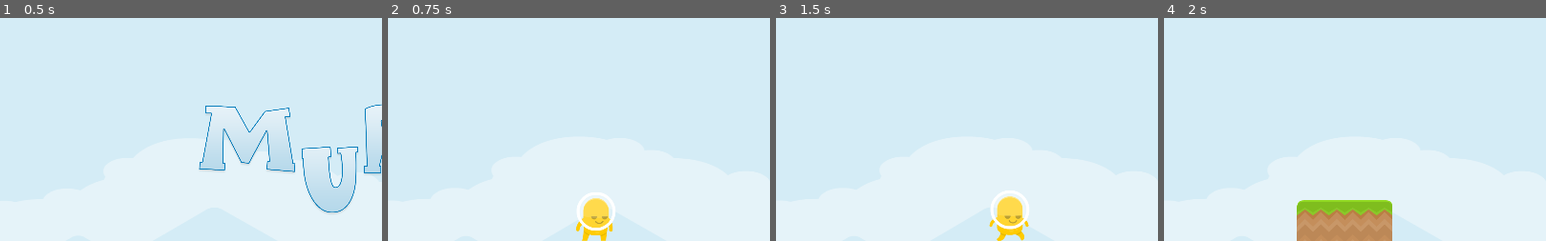
Above: before the commit, frames 1-4 (left to right).
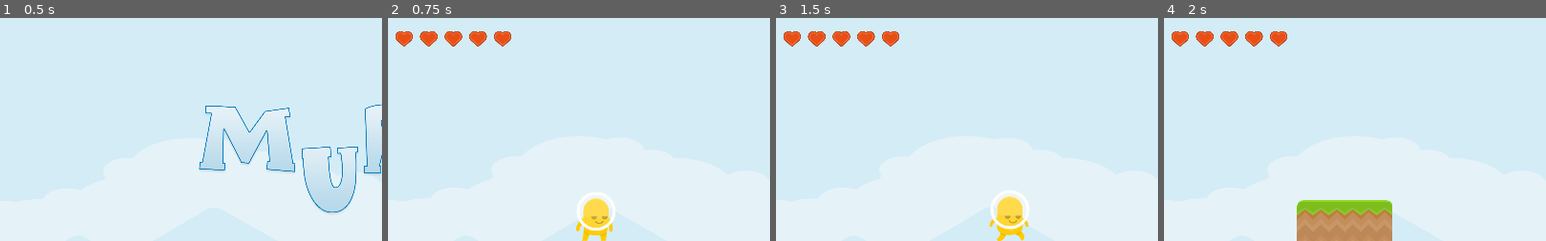
Above: after the commit, the same moments.

Repository: hellensoloviy/murio
Game: Godot game, scene res://scenes/UI/Menu.tscn
Same seed, same stepped clock (60 frames per second), same inputs: the game is played once before the commit and once after it.
Inputs:
- Up to frame 1 (0.5 s): no input
- Up to frame 2 (0.75 s): click "Start" at 0.5 s
- Up to frame 3 (1.5 s): tap Enter at 1.25 s; hold D (move_right) from 1.28 s (still down)
- Up to frame 4 (2 s): keep holding D (move_right); tap W (jump) at 1.52 s
The pictures show only the part of the screen within x 1-51%, y 0-50%; the shares and areas given below are measured in that part.

Frame 1 is identical in both runs. In frame 2, 1.2% of the frame differs, in the area x 2-33%, y 5-13%; in frame 3, 1.2%; in frame 4, 1.2%.

Commit message:
MRO-23, add new custom signals for health system;
add logic for damage_taken; 
add health bar to the main scene

Diff:
--- a/MainScene.tscn
+++ b/MainScene.tscn
@@ -12,6 +12,7 @@
 [ext_resource path="res://enemies/enemy_slime_green.tscn" type="PackedScene" id=10]
 [ext_resource path="res://enemies/enemy_slime_blue.tscn" type="PackedScene" id=11]
 [ext_resource path="res://scenes/UI/Pause_screen.tscn" type="PackedScene" id=12]
+[ext_resource path="res://scenes/UI/health_system_bar.tscn" type="PackedScene" id=13]
 
 [sub_resource type="ConvexPolygonShape2D" id=1]
 points = PoolVector2Array( 0, 0, 128, 0, 128, 128, 0, 128 )
@@ -187,7 +188,7 @@
 [node name="ParallaxBackground" type="ParallaxBackground" parent="."]
 
 [node name="uncolored_piramids" type="Sprite" parent="ParallaxBackground"]
-position = Vector2( 1030.54, 601.388 )
+position = Vector2( 1030.54, 600.514 )
 scale = Vector2( 2.02194, 1.19716 )
 texture = ExtResource( 2 )
 
@@ -219,6 +220,17 @@
 
 [node name="CanvasLayer" type="CanvasLayer" parent="."]
 
+[node name="health_system" parent="CanvasLayer" instance=ExtResource( 13 )]
+anchor_left = 1.0
+anchor_top = 1.0
+margin_left = -2018.0
+margin_top = -1178.0
+margin_right = -2018.0
+margin_bottom = -1178.0
+
 [node name="Pause_screen" parent="CanvasLayer" instance=ExtResource( 12 )]
 pause_mode = 2
 visible = false
+
+[connection signal="demage_taken" from="player_yellow" to="CanvasLayer/health_system" method="_on_player_yellow_demage_taken"]
+[connection signal="health_depleted" from="CanvasLayer/health_system" to="player_yellow" method="_on_health_system_health_depleted"]
--- a/player/Player.gd
+++ b/player/Player.gd
@@ -1,4 +1,6 @@
 extends KinematicBody2D
+
+signal demage_taken(amount)
 
 # stats
 var score : int = 0
@@ -12,10 +14,11 @@
 const _action_move_left = "move_left"
 const _action_move_right = "move_right"
 
-
 const _animation_jump = "jump"
 const _animation_walk = "walk"
 const _animation_stand = "stand"
+
+const _EVENT_DEMAGE_TAKEN = "demage_taken"
 
 var velocity : Vector2 = Vector2()
 
@@ -68,6 +71,7 @@
 func get_hurt(var enemy_position_x):
 
 	on_demage_taken_state(true)
+	emit_signal(_EVENT_DEMAGE_TAKEN, 1)
 
 	velocity.y = JUMP_FORCE * 0.5
 	if position.x < enemy_position_x:
@@ -91,3 +95,9 @@
 
 func _on_demage_taken_timeout():
 	on_demage_taken_state(false)
+
+
+func _on_health_system_health_depleted():
+	#TODO: -
+	#end game here - death event
+	pass
--- a/scenes/UI/health_system_bar.gd
+++ b/scenes/UI/health_system_bar.gd
@@ -7,14 +7,20 @@
 export var max_value = 5
 export var step = 1
 
+signal health_depleted
+
+#private
+const _DEATH_EVENT = "health_depleted"
+
+
 func _ready():
 	update_heart_value(current_value)
 	pass
 
 func update_heart_value(value):
+	current_value = value
 	if value == 0:
 		death_event()
-
 	for i in $bar.get_child_count():
 		if i < value:
 			$bar.get_child(i).texture = heart_full
@@ -24,5 +30,11 @@
 	pass
 
 func death_event():
-	#death event will be here
+	emit_signal(_DEATH_EVENT)
 	pass
+
+func _on_player_yellow_demage_taken(amount):
+	var newValue = current_value - amount
+	update_heart_value(newValue)
+	if newValue <= 0:
+		death_event()
Not shown: 1 places in MainScene.tscn that only renumber resources
